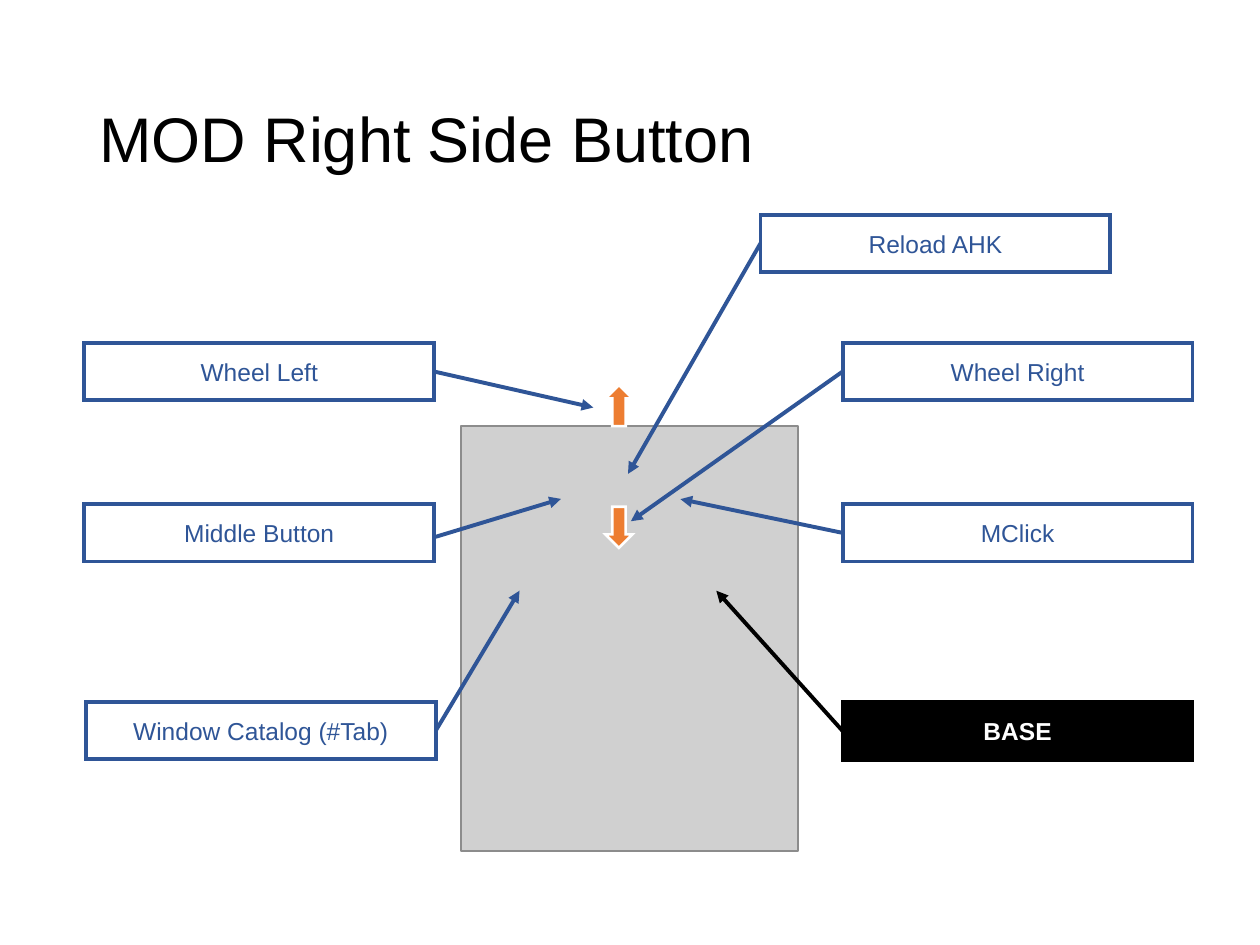
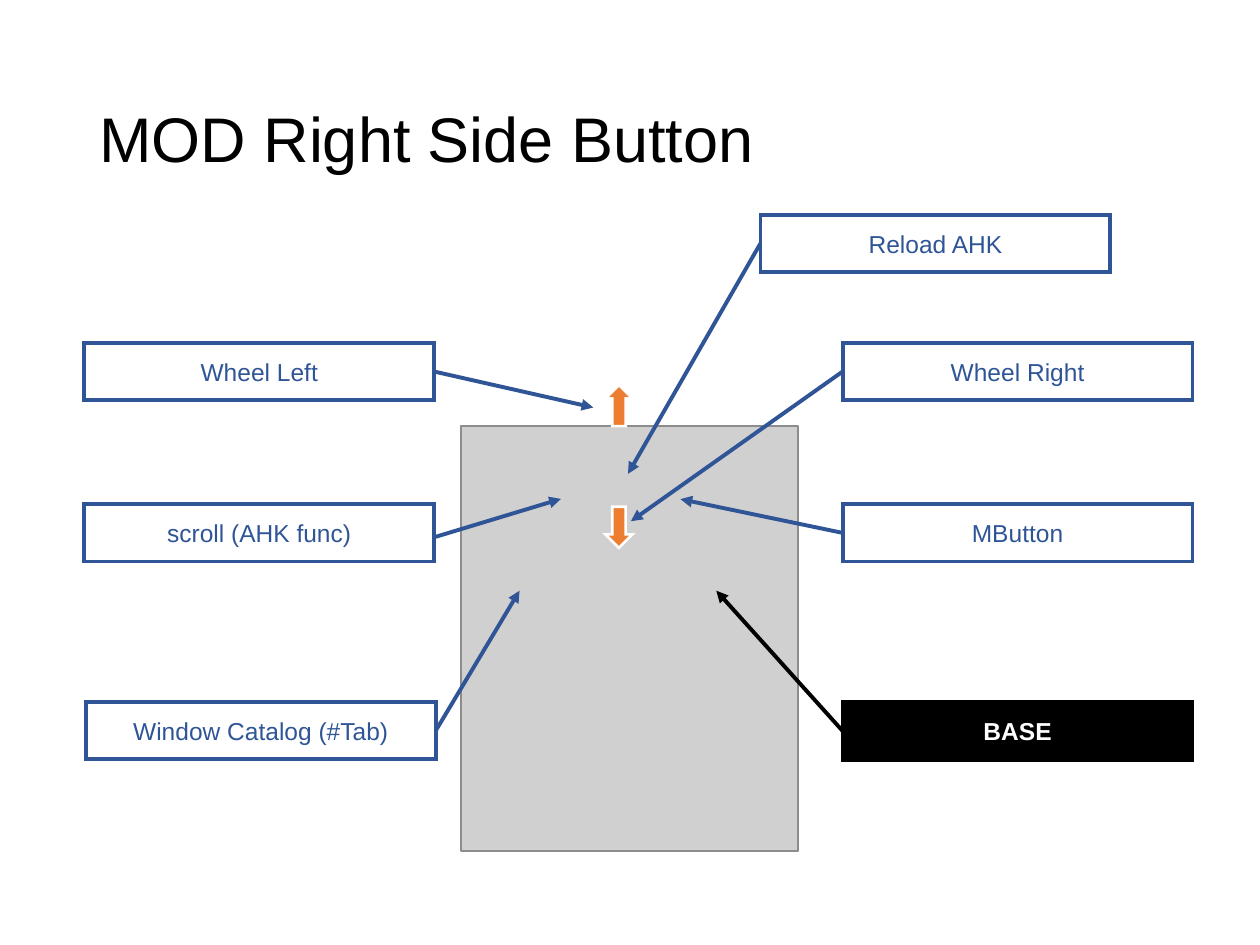
Before and after one commit to ittooo66/myAHK, a slide deck: slide 14 of MANUAL.pptx. Drawn at 1260x945 pixels with LibreOffice and Linux fonts; fonts in the diff are those of the drawing; grey boxes stand for pictures. Boxes give left, top, right and bottom in pixels: in the first picture for what was removed or moved away, otherwise in the second. Text is boxed around its words. In the diff, an @@ line names an element or a change of style, - is before the commit and + after.

```diff
--- a/MANUAL.pptx
+++ b/MANUAL.pptx
@@ text in rectangle at (x1=167, y1=524, x2=352, y2=547): text changed @@
-Middle Button
+scroll (AHK func)
@@ text in rectangle at (x1=972, y1=525, x2=1063, y2=543): text changed @@
-MClick
+MButton
```
Also in this commit, not shown: 1 other slide changed.
